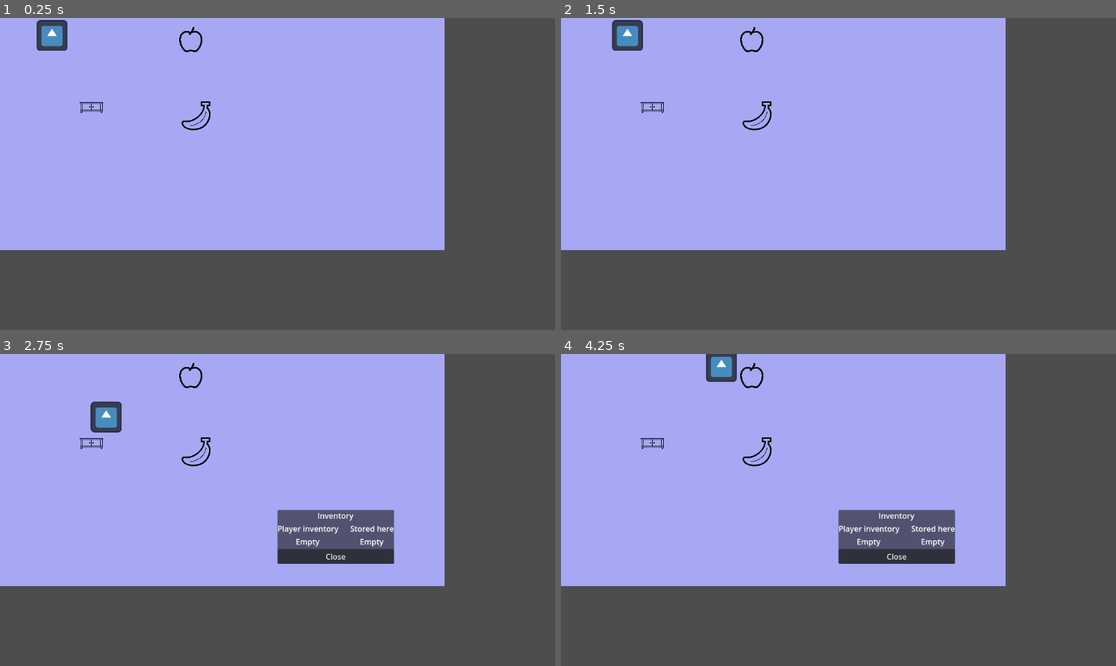
Above: before the commit, frames 1-4 (two rows, left to right).
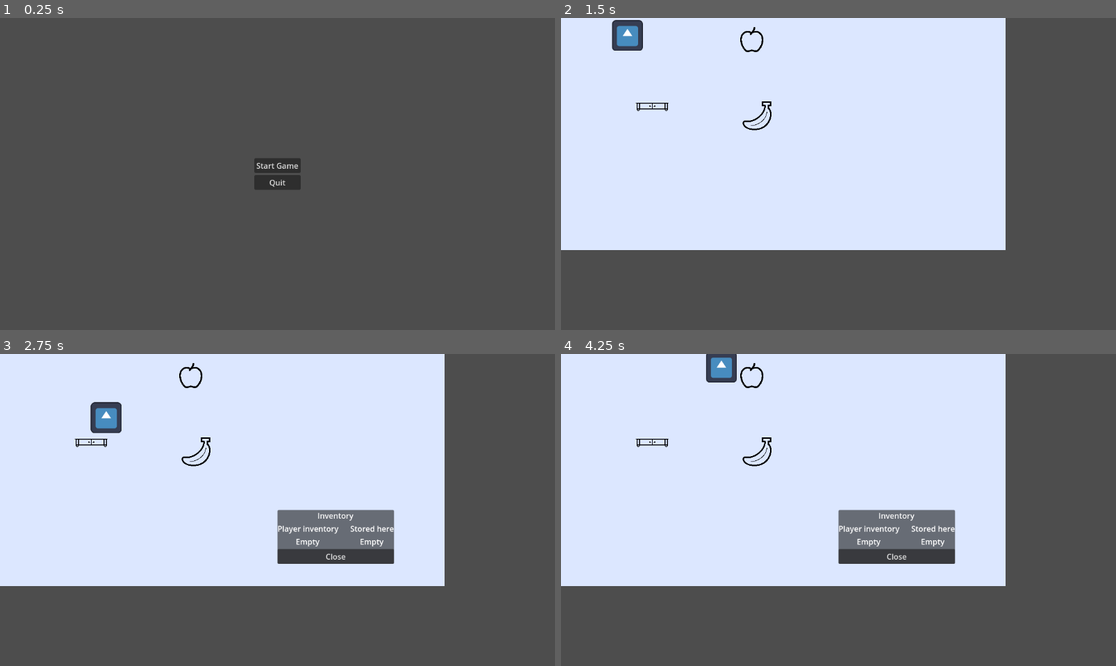
Above: after the commit, the same moments.

Repository: jaslone1/Godot-game
Game: Godot game, scene res://src/worlds/main_menu.tscn
Same seed, same stepped clock (60 frames per second), same inputs: the game is played once before the commit and once after it. Before the commit the project starts from res://src/worlds/World.tscn. The engine's default icon, where the game draws it, is replaced by a stand-in: a white triangle on a blue panel in a dark square.
Inputs (mouse positions are in pixels of both pictures, inside the frame that each line leads up to):
- Up to frame 1 (0.25 s): no input
- Up to frame 2 (1.5 s): click (838, 164) at 0.5 s, where only the run after the commit has a clickable "Start Game"; tap Enter at 1.25 s; hold Right (ui_right) from 1.28 s (still down); tap G at 1.35 s
- Up to frame 3 (2.75 s): release Right (ui_right) at 2.03 s; hold Down (ui_down) from 2.03 s (still down); tap G at 2.1 s
- Up to frame 4 (4.25 s): release Down (ui_down) at 2.78 s; hold Right (ui_right) 2.78-3.53 s; tap G at 2.85, 3.6 s; hold Up (ui_up) from 3.53 s (still down)

The runs differ from the first frame. In frame 1, 59% of the frame differs, in the area x 0-81%, y 0-75%; in frame 2, 59%; in frame 3, 58%; in frame 4, 58%.

Commit message:
updated collision and color

Diff:
--- a/project.godot
+++ b/project.godot
@@ -11,7 +11,7 @@
 [application]
 
 config/name="Layed-off"
-run/main_scene="res://src/worlds/World.tscn"
+run/main_scene="res://src/worlds/main_menu.tscn"
 config/features=PackedStringArray("4.3", "GL Compatibility")
 config/icon="res://icons/icon.svg"
 
--- a/src/entities/player/player.tscn
+++ b/src/entities/player/player.tscn
@@ -4,7 +4,7 @@
 [ext_resource type="Texture2D" uid="uid://cr4j32k4ahy8y" path="res://icons/icon.svg" id="2_aomjj"]
 
 [sub_resource type="RectangleShape2D" id="RectangleShape2D_rfic8"]
-size = Vector2(126, 128)
+size = Vector2(144, 144)
 
 [node name="Player" type="CharacterBody2D" groups=["Player"]]
 script = ExtResource("1_0ru37")
--- a/src/objects/container/shelf.tscn
+++ b/src/objects/container/shelf.tscn
@@ -3,11 +3,11 @@
 [ext_resource type="Script" path="res://src/objects/container/shelf.gd" id="1_fhovi"]
 [ext_resource type="Texture2D" uid="uid://ppdxwstbg2fb" path="res://icons/sideboard-svgrepo-com.svg" id="2_3w8sr"]
 
-[sub_resource type="RectangleShape2D" id="RectangleShape2D_mp1u1"]
-size = Vector2(190, 192)
+[sub_resource type="RectangleShape2D" id="RectangleShape2D_402j6"]
+size = Vector2(272, 144)
 
 [sub_resource type="RectangleShape2D" id="RectangleShape2D_3cjqy"]
-size = Vector2(191, 192)
+size = Vector2(256, 128)
 
 [node name="Shelf" type="Area2D"]
 script = ExtResource("1_fhovi")
@@ -15,16 +15,14 @@
 [node name="HeldItemSprite" type="Sprite2D" parent="."]
 modulate = Color(1, 1, 0, 1)
 self_modulate = Color(1, 1, 0.0196078, 1)
-position = Vector2(1, 6.49997)
-scale = Vector2(0.245, 0.24125)
+position = Vector2(2.92063e-06, -1.90735e-06)
+scale = Vector2(0.34, 0.18)
 texture = ExtResource("2_3w8sr")
 
 [node name="CollisionShape2D" type="CollisionShape2D" parent="."]
-position = Vector2(1, 8)
-shape = SubResource("RectangleShape2D_mp1u1")
+shape = SubResource("RectangleShape2D_402j6")
 
 [node name="StaticBody2D" type="StaticBody2D" parent="."]
 
 [node name="CollisionShape2D" type="CollisionShape2D" parent="StaticBody2D"]
-position = Vector2(2.5, 10)
 shape = SubResource("RectangleShape2D_3cjqy")
--- a/src/worlds/World.tscn
+++ /dev/null
@@ -1,45 +0,0 @@
-[gd_scene load_steps=6 format=3 uid="uid://cxpvjlsj12avr"]
-
-[ext_resource type="PackedScene" uid="uid://dbplbdk6uh3ff" path="res://src/entities/player/player.tscn" id="1_dx84h"]
-[ext_resource type="PackedScene" uid="uid://dfmx3frrc7dhv" path="res://src/objects/pickup/pickup_item.tscn" id="2_8lcg2"]
-[ext_resource type="Resource" uid="uid://3ilhkkcim8js" path="res://src/data/apple.tres" id="3_v0o57"]
-[ext_resource type="Resource" uid="uid://bnd4kp055a2bf" path="res://src/data/banana.tres" id="4_4i1ii"]
-[ext_resource type="PackedScene" uid="uid://beh5iv6nitvi1" path="res://src/objects/container/shelf.tscn" id="5_xigcv"]
-
-[node name="World" type="Node2D"]
-
-[node name="Camera2D" type="Camera2D" parent="."]
-anchor_mode = 0
-zoom = Vector2(0.5, 0.5)
-
-[node name="Player" parent="." instance=ExtResource("1_dx84h")]
-position = Vector2(216, 73)
-
-[node name="PickupItem" parent="." instance=ExtResource("2_8lcg2")]
-self_modulate = Color(0.99205, 0.842292, 0.764421, 1)
-position = Vector2(792, 90)
-scale = Vector2(0.5, 0.5)
-item_data = ExtResource("3_v0o57")
-
-[node name="PickupItem2" parent="." instance=ExtResource("2_8lcg2")]
-self_modulate = Color(1, 0.0823529, 1, 1)
-position = Vector2(814, 406)
-scale = Vector2(0.5, 0.5)
-item_data = ExtResource("4_4i1ii")
-
-[node name="Shelf" parent="." instance=ExtResource("5_xigcv")]
-position = Vector2(379, 369)
-scale = Vector2(0.5, 0.5)
-
-[node name="CanvasLayer" type="CanvasLayer" parent="."]
-layer = -1
-
-[node name="ColorRect" type="ColorRect" parent="CanvasLayer"]
-anchors_preset = -1
-anchor_right = 0.801
-anchor_bottom = 0.744
-offset_right = 0.247925
-offset_bottom = -0.112
-grow_horizontal = 2
-grow_vertical = 2
-color = Color(0.655394, 0.656958, 0.951428, 1)
--- /dev/null
+++ b/src/worlds/main_menu.gd
@@ -0,0 +1,9 @@
+extends Control
+
+# Changes the scene to your active game world
+func _on_start_game_pressed() -> void:
+	get_tree().change_scene_to_file("res://src/worlds/world.tscn")
+
+# Closes the game application
+func _on_quit_pressed() -> void:
+	get_tree().quit()
--- /dev/null
+++ b/src/worlds/main_menu.tscn
@@ -0,0 +1,37 @@
+[gd_scene load_steps=2 format=3 uid="uid://tol45viadd5t"]
+
+[ext_resource type="Script" path="res://src/worlds/main_menu.gd" id="1_33wi5"]
+
+[node name="MainMenu" type="Control"]
+layout_mode = 3
+anchors_preset = 15
+anchor_right = 1.0
+anchor_bottom = 1.0
+grow_horizontal = 2
+grow_vertical = 2
+script = ExtResource("1_33wi5")
+
+[node name="VBoxContainer" type="VBoxContainer" parent="."]
+layout_mode = 1
+anchors_preset = 8
+anchor_left = 0.5
+anchor_top = 0.5
+anchor_right = 0.5
+anchor_bottom = 0.5
+offset_left = -20.0
+offset_top = -20.0
+offset_right = 20.0
+offset_bottom = 20.0
+grow_horizontal = 2
+grow_vertical = 2
+
+[node name="Start Game" type="Button" parent="VBoxContainer"]
+layout_mode = 2
+text = "Start Game"
+
+[node name="Quit Game" type="Button" parent="VBoxContainer"]
+layout_mode = 2
+text = "Quit"
+
+[connection signal="pressed" from="VBoxContainer/Start Game" to="." method="_on_start_game_pressed"]
+[connection signal="pressed" from="VBoxContainer/Quit Game" to="." method="_on_quit_pressed"]
--- /dev/null
+++ b/src/worlds/world.tscn
@@ -0,0 +1,45 @@
+[gd_scene load_steps=6 format=3 uid="uid://cxpvjlsj12avr"]
+
+[ext_resource type="PackedScene" uid="uid://dbplbdk6uh3ff" path="res://src/entities/player/player.tscn" id="1_xdut7"]
+[ext_resource type="PackedScene" uid="uid://dfmx3frrc7dhv" path="res://src/objects/pickup/pickup_item.tscn" id="2_4vwiv"]
+[ext_resource type="Resource" uid="uid://3ilhkkcim8js" path="res://src/data/apple.tres" id="3_1ymy1"]
+[ext_resource type="Resource" uid="uid://bnd4kp055a2bf" path="res://src/data/banana.tres" id="4_q207w"]
+[ext_resource type="PackedScene" uid="uid://beh5iv6nitvi1" path="res://src/objects/container/shelf.tscn" id="5_1ib3e"]
+
+[node name="World" type="Node2D"]
+
+[node name="Camera2D" type="Camera2D" parent="."]
+anchor_mode = 0
+zoom = Vector2(0.5, 0.5)
+
+[node name="Player" parent="." instance=ExtResource("1_xdut7")]
+position = Vector2(216, 73)
+
+[node name="PickupItem" parent="." instance=ExtResource("2_4vwiv")]
+self_modulate = Color(0.99205, 0.842292, 0.764421, 1)
+position = Vector2(792, 90)
+scale = Vector2(0.5, 0.5)
+item_data = ExtResource("3_1ymy1")
+
+[node name="PickupItem2" parent="." instance=ExtResource("2_4vwiv")]
+self_modulate = Color(1, 0.0823529, 1, 1)
+position = Vector2(814, 406)
+scale = Vector2(0.5, 0.5)
+item_data = ExtResource("4_q207w")
+
+[node name="Shelf" parent="." instance=ExtResource("5_1ib3e")]
+position = Vector2(379, 369)
+scale = Vector2(0.5, 0.5)
+
+[node name="CanvasLayer" type="CanvasLayer" parent="."]
+layer = -1
+
+[node name="ColorRect" type="ColorRect" parent="CanvasLayer"]
+anchors_preset = -1
+anchor_right = 0.801
+anchor_bottom = 0.744
+offset_right = 0.247925
+offset_bottom = -0.112
+grow_horizontal = 2
+grow_vertical = 2
+color = Color(0.863158, 0.90438, 0.998511, 1)
